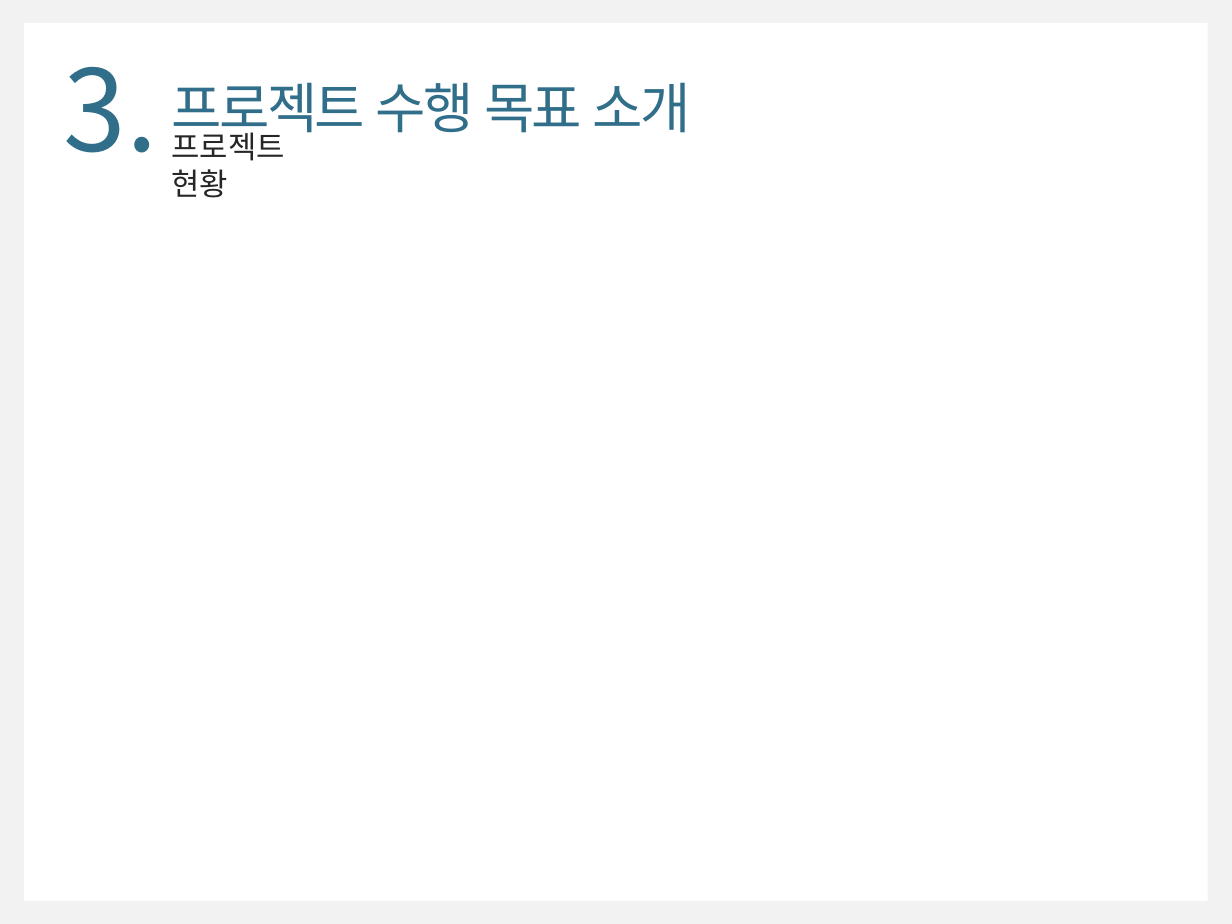
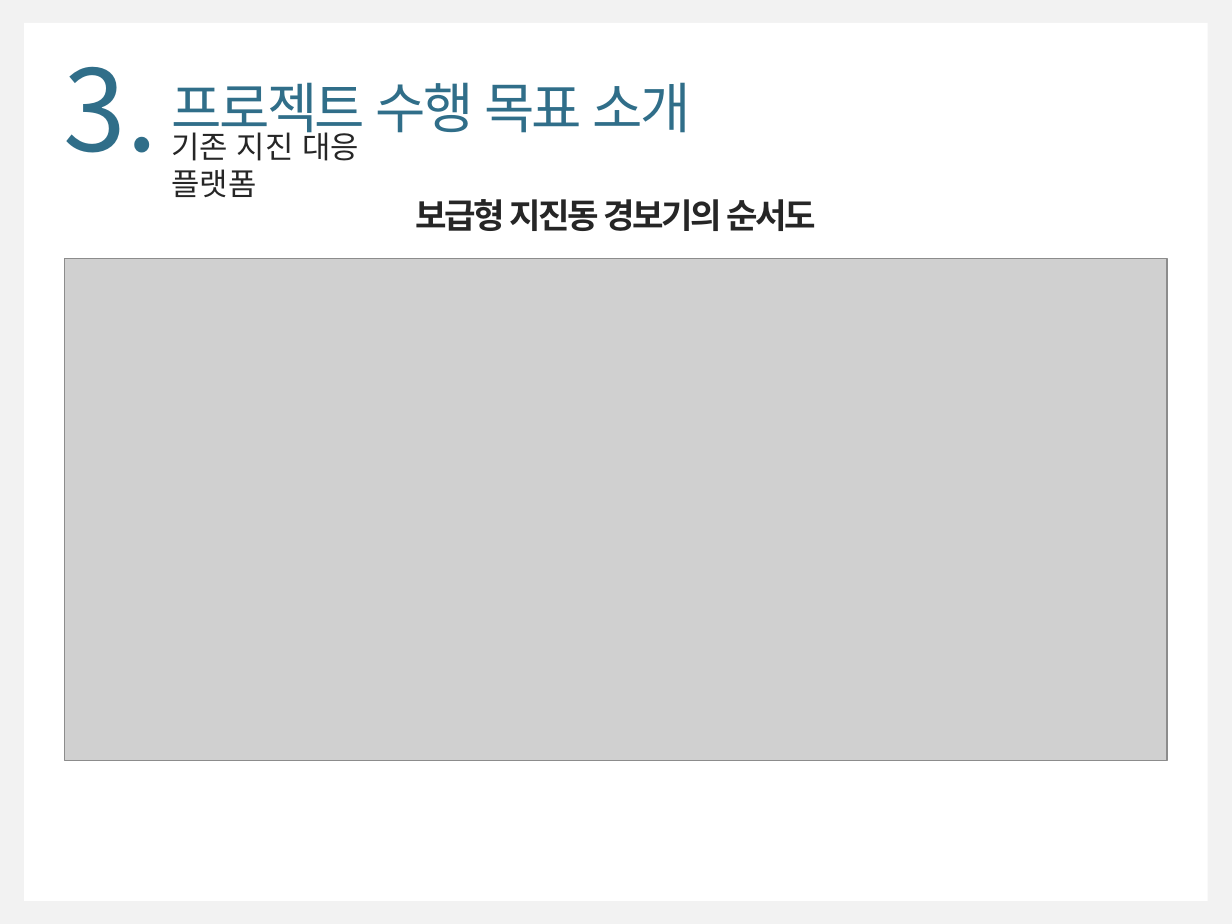
Before and after one commit to WongyuLee/KNU_SoftwareEngineering_2Team, a slide deck: slide 6 of SoftwareEngineering_2Team.pptx. Drawn at 1232x924 pixels with LibreOffice and Linux fonts; fonts in the diff are those of the drawing; grey boxes stand for pictures. Boxes give left, top, right and bottom in pixels: in the first picture for what was removed or moved away, otherwise in the second. Text is boxed around its words. In the diff, an @@ line names an element or a change of style, - is before the commit and + after.

Commit message:
Add 1,2,3
add Concept figure, Precedent research, Goal

```diff
--- a/SoftwareEngineering_2Team.pptx
+++ b/SoftwareEngineering_2Team.pptx
@@ text at (x1=171, y1=127, x2=359, y2=197): text changed @@
-프로젝트 현황
+기존 지진 대응 플랫폼
@@ text added at (x1=416, y1=199, x2=817, y2=231), 20 pt, text #262626, bold @@
+보급형 지진동 경보기의 순서도
@@ picture added at (x1=65, y1=259, x2=1168, y2=761) @@
```
Also in this commit, not shown: 6 other slides changed, 3 slides added, 1 slide removed.
